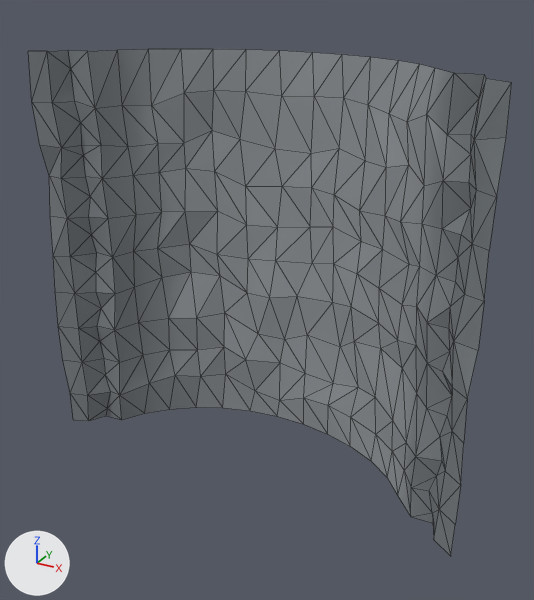
One commit to the FBX model Game/Assets/Resources/Graphic/BG/Map/Map_003.FBX: the scene before it, then after it.
The view is the same before and after, from a camera (50 mm lens) standing at (9.0, -15.15, 7.28) and looking at (0.32, 0.64, -0.62). The lights are fixed; the arrows at lower left show +X, +Y and +Z. Mesh edges are drawn as thin lines.

The older version as bpy lines, for what is in view:
```python
mat_material__31 = principled_material('Material__31')
mat_material__31.texture = img_map_002_png  # with its transparency
mat_material__31.roughness = 0.859
me_mesh = bpy.data.meshes.new('Mesh')
me_mesh.from_pydata(...)  # 240 vertices, 420 faces; spans x -6.01..6.22, y -0.88..2.55, z -5.5..5.5
me_mesh.materials.append(mat_material__31)  # picture img_map_002_png
ob_map_003 = bpy.data.objects.new('Map_003', me_mesh)
ob_map_003.location = (0.0, 0.0, 0.0)
```
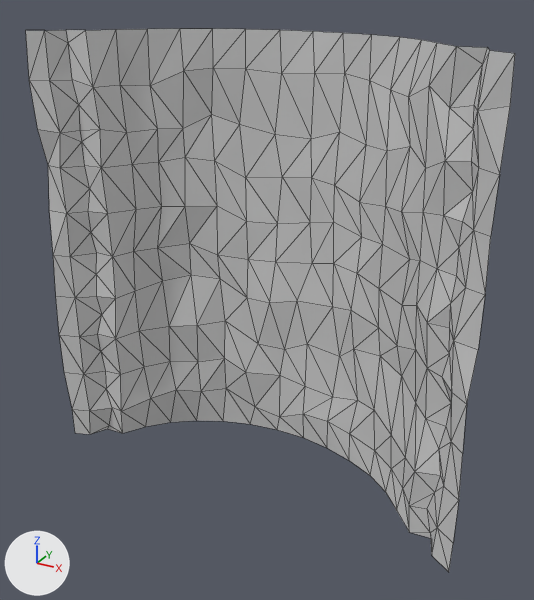
Changed parts and their boxes (x1, y1, x2, y2) in the pictures (534 x 600 px):
'Map_003', surface changed, reshaped (7% taller)
    before: (28, 49, 512, 555)
    after: (26, 29, 515, 571)

The change, as a list of edits to the scene's bpy script:
```text
Change mat_material__31:
    remove mat_material__31.texture = img_map_002_png  # with its transparency
    add mat_material__31.base_color = (0.588, 0.588, 0.588)  # light grey #cacaca
Change me_mesh:
    used by ob_map_003; location = (0.0, 0.0, 0.0)
    remove me_mesh.from_pydata(...)  # 240 vertices, 420 faces; spans x -6.01..6.22, y -0.88..2.55, z -5.5..5.5
    add me_mesh.from_pydata(...)  # 240 vertices, 420 faces; spans x -6.01..6.22, y -0.88..2.55, z -6.0..6.0
    me_mesh part 1: 239 of 240 vertices moved; they spanned x -6.01..6.22, y -0.88..2.55, z -5.5..5.5 and now span x -6.01..6.22, y -0.88..2.55, z -6.0..6.0; mean shift (0.0, 0.0, 0.0); largest move (-5.11, -0.04, 5.04) -> (-5.11, -0.04, 5.68)
```
